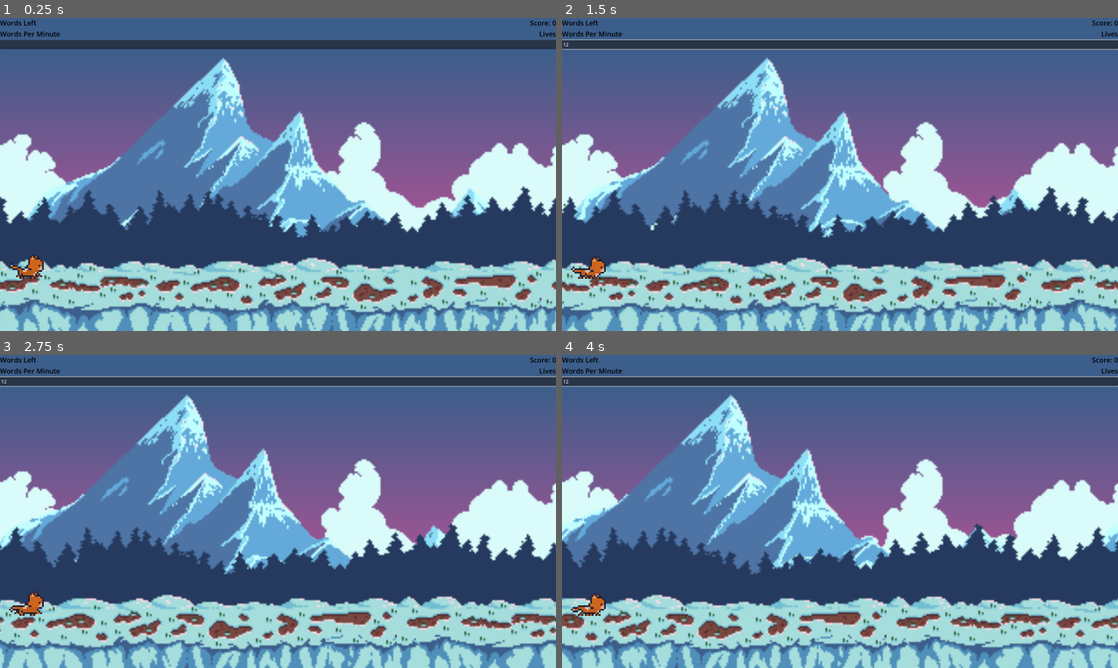
Above: before the commit, frames 1-4 (two rows, left to right).
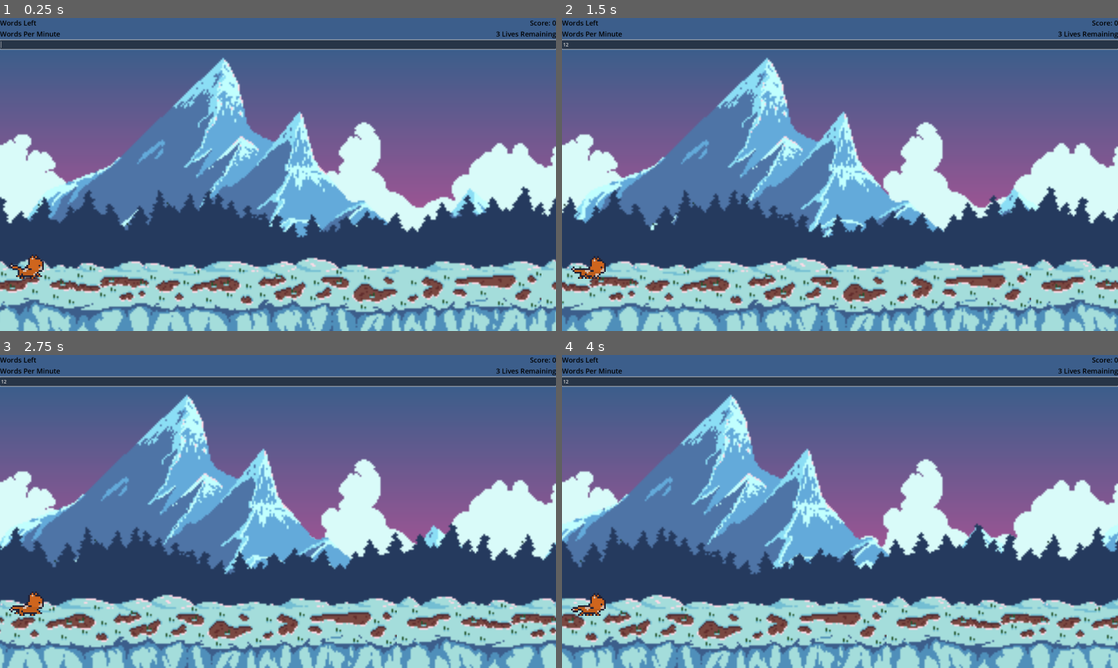
Above: after the commit, the same moments.

Repository: Nishi790/stenojump
Game: Godot game, scene res://in_game/in_game.tscn
Same seed, same stepped clock (60 frames per second), same inputs: the game is played once before the commit and once after it. This scene is started directly instead of the project's main scene.
Inputs (mouse positions are in pixels of both pictures, inside the frame that each line leads up to):
- Up to frame 1 (0.25 s): no input
- Up to frame 2 (1.5 s): click (840, 43) at 0.52 s; type "12" at 0.6 s
- Up to frame 3 (2.75 s): no input
- Up to frame 4 (4 s): no input

The runs differ from the first frame. In frame 1, 0.8% of the frame differs, in the area x 0-100%, y 4-11%; in frame 2, 0.1%; in frame 3, 0.1%; in frame 4, 0.1%.
Error before the commit: Invalid access to property or key 'lives_counter' on a base object of type 'null instance'. (res://in_game/in_game.gd:54)
Error after the commit: Division by zero error in operator '/'. (res://in_game/obstacle_manager.gd:130)

Commit message:
Fixed Parallax resetting every time it paused

Diff:
--- a/game_controller.gd
+++ b/game_controller.gd
@@ -26,7 +26,6 @@
 			get_tree().quit()
 
 
-# Called every frame. 'delta' is the elapsed time since the previous frame.
 func change_state(new_state: String):
 	new_state=new_state.to_upper()
 	match new_state:
--- a/in_game/background.gd
+++ b/in_game/background.gd
@@ -3,38 +3,30 @@
 
 @export var ground_sprite: Parallax2D
 
-var obstacles_stopped: bool = false
 var background_stopped: bool = false
 var base_autoscroll_speeds: Array[Vector2] = [Vector2(-10, 0), Vector2(-30, 0), Vector2(-50, 0), Vector2(-100, 0), Vector2(-200, 0)]
 var speed_scale: int = 1
 var ground_autoscroll_rate: Vector2
 
+
 func _ready():
 	pass
 
 
-func pause_obstacles ():
-	obstacles_stopped = true
-	ground_autoscroll_rate = ground_sprite.get_autoscroll()
-	ground_sprite.set_autoscroll(Vector2.ZERO)
-
-
-func resume_obstacles ():
-	obstacles_stopped = false
-	ground_sprite.set_autoscroll(ground_autoscroll_rate)
-
-
 func pause_parallax():
 	background_stopped = true
-	obstacles_stopped = true
 	for layer in get_children():
+		var layer_position = layer.position
 		layer.set_autoscroll(Vector2.ZERO)
+		layer.position = layer_position
 
 
 func resume_parallax():
 	background_stopped = false
-	obstacles_stopped = false
 	var index: int = 0
 	for layer in get_children():
+		#Save current position (equivalent to offset), setting autoscroll resets position
+		var layer_position = layer.position
 		layer.set_autoscroll(base_autoscroll_speeds[index] * speed_scale)
+		layer.scroll_offset = layer_position
 		index += 1
--- a/in_game/in_game.gd
+++ b/in_game/in_game.gd
@@ -8,9 +8,10 @@
 
 @export var obstacle_manager: ObstacleManager
 @export var player: Player
-@export var input_box: LineEdit
 @export var hud: HUD
 @export var background: BackgroundManager
+
+var input_box: LineEdit
 
 var word_queue: Array
 var next_word_index: int = 0
@@ -57,6 +58,7 @@
 	obstacle_manager.obstacle_queue_emptied.connect(player.end_level)
 
 	#Connect HUD Signals
+	input_box = hud.input_box
 	score_changed.connect(hud.score_counter.update_score_text)
 	words_left_changed.connect(hud.word_counter.update_word_count)
 	input_box.text_changed.connect(update_text)
--- a/in_game/in_game.tscn
+++ b/in_game/in_game.tscn
@@ -17,12 +17,11 @@
 [sub_resource type="WorldBoundaryShape2D" id="WorldBoundaryShape2D_y0yrj"]
 normal = Vector2(0, 1)
 
-[node name="InGame" type="Node2D" node_paths=PackedStringArray("obstacle_manager", "player", "input_box", "hud", "background")]
+[node name="InGame" type="Node2D" node_paths=PackedStringArray("obstacle_manager", "player", "hud", "background")]
 script = ExtResource("1_igruv")
 obstacle_manager = NodePath("ObstacleManager")
 player = NodePath("Player")
-input_box = NodePath("")
-hud = NodePath("")
+hud = NodePath("HUD")
 background = NodePath("Background")
 
 [node name="Background" type="Node2D" parent="." node_paths=PackedStringArray("ground_sprite")]
